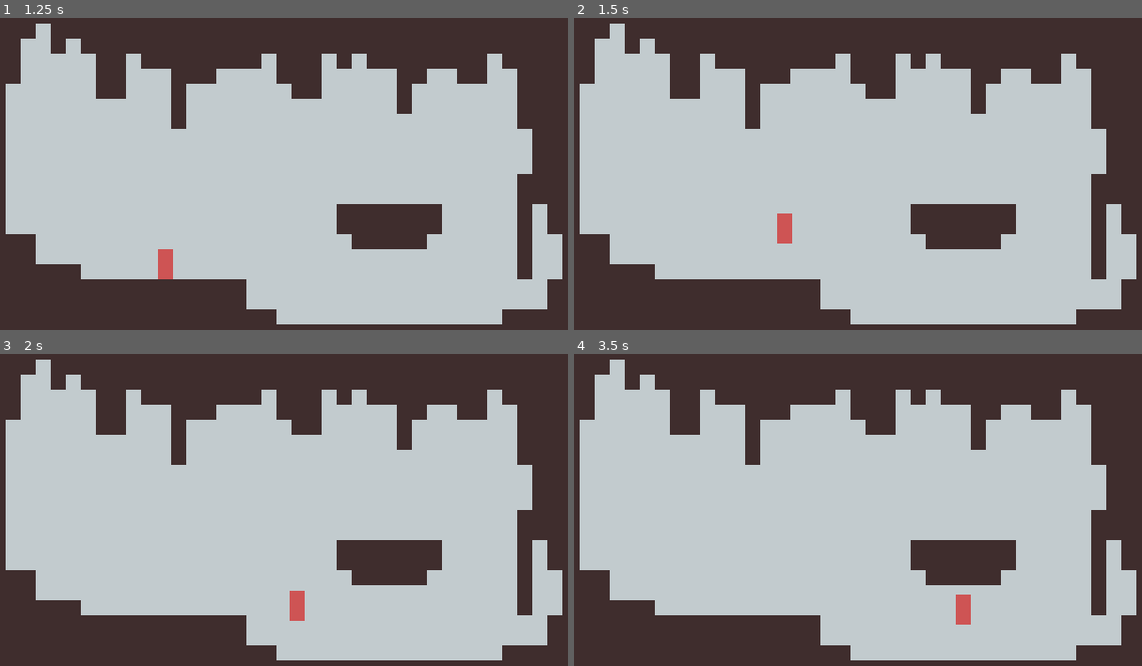
Above: before the commit, frames 1-4 (two rows, left to right).
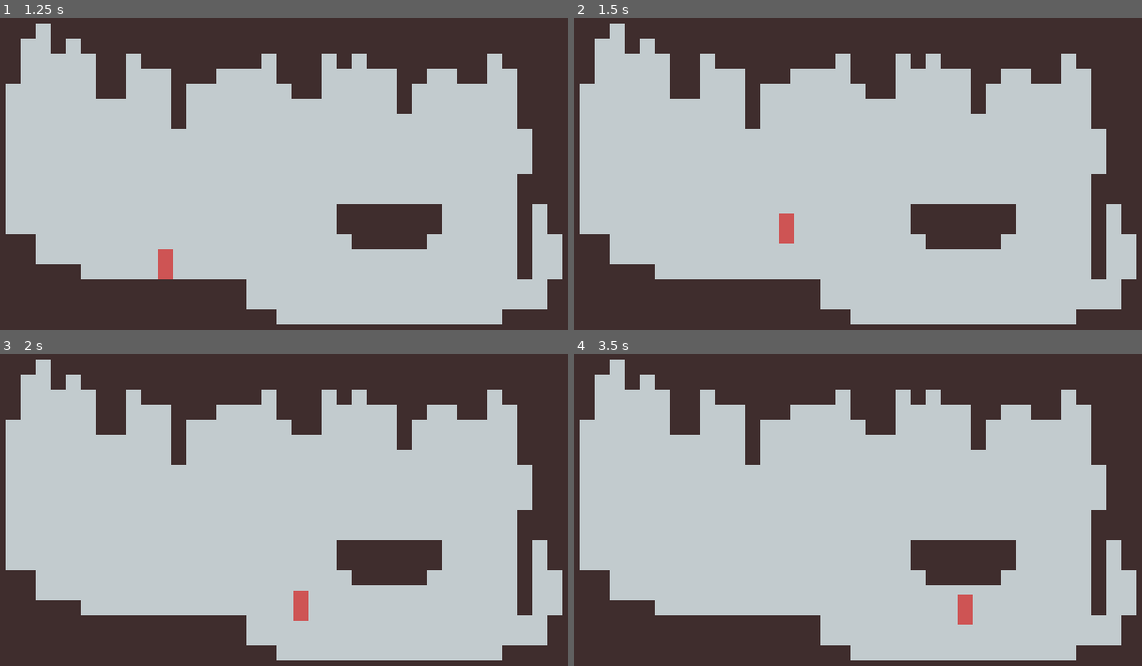
Above: after the commit, the same moments.

Repository: Godot-clif-Project/NSIProjet
Game: Godot game, scene res://Levels/TestLevel/TestLevel.tscn
Two runs of this game, one before a commit and one after it. Both use one fixed random seed, a clock stepped at 60 frames per second and the inputs below.
Inputs:
- Up to frame 1 (1.25 s): tap Enter (ui_accept) at 0.5 s; hold Right (ui_right) from 0.53 s (still down); hold Enter (ui_accept) from 0.53 s (still down)
- Up to frame 2 (1.5 s): keep holding Right (ui_right); release Enter (ui_accept) at 1.28 s; tap Enter (ui_accept) at 1.35 s
- Up to frame 3 (2 s): keep holding Right (ui_right); tap Enter (ui_accept) at 1.52, 1.82 s
- Up to frame 4 (3.5 s): release Right (ui_right) at 2.03 s; hold Left (ui_left) 2.03-2.78 s; hold Enter (ui_accept) 2.03-2.78 s; hold Right (ui_right) from 2.78 s (still down); tap Enter (ui_accept) at 2.85, 3.02, 3.32 s

Frame 1 is identical in both runs. In frame 2, less than 0.1% of the frame differs, in the area x 35-39%, y 62-73%; in frame 3, 0.1%, in the area x 50-55%, y 75-86%; in frame 4, less than 0.1%.

Commit message:
Changed walljumps
Tweaked constants, added neutral jumps

Diff:
--- a/Actors/Player/Player.gd
+++ b/Actors/Player/Player.gd
@@ -18,14 +18,17 @@
 const GRAVMOD_BIGLEAP_BEGIN = JUMP_FORCE * .2
 const GRAVMOD_BIGLEAP_END = -GRAVMOD_BIGLEAP_BEGIN
 const WALLJUMP_FORCE = JUMP_FORCE * .8
-const WALLJUMP_PUSH = 100.0
+const WALLJUMP_PUSH = JUMP_SPBOOST_MAX
+const WALLJUMP_PUSH_NEUTRAL = JUMP_SPBOOST_MAX
 const WALLJUMP_MARGIN = 1.5
-const WALLJUMP_CONTROL_REMOVED_TIME = .2
+const WALLJUMP_CONTROL_REMOVED_TIME = .18
+const WALLJUMP_CONTROL_REMOVED_TIME_NEUTRAL = 0.0
 const VELOCITY_CONSERVATION_TIME = .07
 
 const RUN_FRIC_TEMP = .75
 const AIR_FRIC_TEMP = .8
 const CORRECTION_FRIC_TEMP = .95
+const CORRECTION_FRIC_ATTENUATED_TEMP = .975
 
 var in_control_x: bool = true
 var in_control_y: bool = true
@@ -51,17 +54,17 @@
 		int(Input.is_action_pressed("ui_left"))
 	)
 
-	if no_control_x_timer:
+	if not in_control_x:
 		no_control_x_timer -= delta
 		if no_control_x_timer <= 0:
 			no_control_x_timer = 0
 			in_control_x = true
-	if no_control_y_timer:
+	if not in_control_y:
 		no_control_y_timer -= delta
 		if no_control_y_timer <= 0:
 			no_control_y_timer = 0
 			in_control_y = true
-	if no_gravity_timer:
+	if not apply_gravity:
 		no_gravity_timer -= delta
 		if no_gravity_timer <= 0:
 			no_gravity_timer = 0
@@ -73,19 +76,21 @@
 	# oh god oh fuck
 	if in_control_x:
 		if abs(velocity.x) > RUN_SPEED_MAX:
-	#		if direction == 0:
-	#			velocity.x -= min(
-	#				abs(velocity.x) - RUN_SPEED_MAX,
-	#				1 - (abs(velocity.x) * CORRECTION_FRIC_TEMP * delta)
-	#			) * sign(velocity.x)
-	#		elif sign(direction) == sign(velocity.x):
-	#			pass
-	#		else:
-	#			pass
-			velocity.x -= min(
-				abs(velocity.x) - RUN_SPEED_MAX,
-				abs(velocity.x) * (1 - CORRECTION_FRIC_TEMP)
-			) * sign(velocity.x)
+			if direction == 0:
+				velocity.x -= min(
+					abs(velocity.x) - RUN_SPEED_MAX,
+					abs(velocity.x) * (1 - CORRECTION_FRIC_TEMP)
+				) * sign(velocity.x)
+			elif sign(direction) == sign(velocity.x):
+				velocity.x -= min(
+					abs(velocity.x) - RUN_SPEED_MAX,
+					abs(velocity.x) * (1 - CORRECTION_FRIC_ATTENUATED_TEMP)
+				) * sign(velocity.x)
+			else:
+				velocity.x -= min(
+					abs(velocity.x) - RUN_SPEED_MAX,
+					abs(velocity.x) * (1 - CORRECTION_FRIC_TEMP * AIR_FRIC_TEMP)
+				) * sign(velocity.x)
 		else:
 			if (not direction) or direction * velocity.x < 0:
 				# will have to figure out how to timestep this later
@@ -148,20 +153,32 @@
 			if test_move(transform, Vector2.LEFT * WALLJUMP_MARGIN):
 				jump_timer = 0
 				velocity.y = WALLJUMP_FORCE
-				velocity.x = WALLJUMP_PUSH
+				velocity.x = WALLJUMP_PUSH if direction else WALLJUMP_PUSH_NEUTRAL
 				in_control_x = false
 				in_control_y = false
-				no_control_x_timer = WALLJUMP_CONTROL_REMOVED_TIME
-				no_control_y_timer = WALLJUMP_CONTROL_REMOVED_TIME
+				no_control_x_timer = (
+					WALLJUMP_CONTROL_REMOVED_TIME if direction
+					else WALLJUMP_CONTROL_REMOVED_TIME_NEUTRAL
+				)
+				no_control_y_timer = (
+					WALLJUMP_CONTROL_REMOVED_TIME if direction
+					else WALLJUMP_CONTROL_REMOVED_TIME_NEUTRAL
+				)
 
 			elif test_move(transform, Vector2.RIGHT * WALLJUMP_MARGIN):
 				jump_timer = 0
 				velocity.y = WALLJUMP_FORCE
-				velocity.x = -WALLJUMP_PUSH
+				velocity.x = -WALLJUMP_PUSH if direction else -WALLJUMP_PUSH_NEUTRAL
 				in_control_x = false
 				in_control_y = false
-				no_control_x_timer = WALLJUMP_CONTROL_REMOVED_TIME
-				no_control_y_timer = WALLJUMP_CONTROL_REMOVED_TIME
+				no_control_x_timer = (
+					WALLJUMP_CONTROL_REMOVED_TIME if direction
+					else WALLJUMP_CONTROL_REMOVED_TIME_NEUTRAL
+				)
+				no_control_y_timer = (
+					WALLJUMP_CONTROL_REMOVED_TIME if direction
+					else WALLJUMP_CONTROL_REMOVED_TIME_NEUTRAL
+				)
 
 	# Apply velocity
 
--- a/project.godot
+++ b/project.godot
@@ -30,6 +30,25 @@
 window/stretch/mode="viewport"
 window/stretch/aspect="keep"
 
+[input]
+
+ui_accept={
+"deadzone": 0.5,
+"events": [ Object(InputEventKey,"resource_local_to_scene":false,"resource_name":"","device":0,"alt":false,"shift":false,"control":false,"meta":false,"command":false,"pressed":false,"scancode":16777221,"unicode":0,"echo":false,"script":null)
+, Object(InputEventKey,"resource_local_to_scene":false,"resource_name":"","device":0,"alt":false,"shift":false,"control":false,"meta":false,"command":false,"pressed":false,"scancode":16777222,"unicode":0,"echo":false,"script":null)
+, Object(InputEventKey,"resource_local_to_scene":false,"resource_name":"","device":0,"alt":false,"shift":false,"control":false,"meta":false,"command":false,"pressed":false,"scancode":32,"unicode":0,"echo":false,"script":null)
+, Object(InputEventJoypadButton,"resource_local_to_scene":false,"resource_name":"","device":0,"button_index":0,"pressure":0.0,"pressed":false,"script":null)
+, Object(InputEventKey,"resource_local_to_scene":false,"resource_name":"","device":0,"alt":false,"shift":false,"control":false,"meta":false,"command":false,"pressed":false,"scancode":67,"unicode":0,"echo":false,"script":null)
+ ]
+}
+ui_cancel={
+"deadzone": 0.5,
+"events": [ Object(InputEventKey,"resource_local_to_scene":false,"resource_name":"","device":0,"alt":false,"shift":false,"control":false,"meta":false,"command":false,"pressed":false,"scancode":16777217,"unicode":0,"echo":false,"script":null)
+, Object(InputEventJoypadButton,"resource_local_to_scene":false,"resource_name":"","device":0,"button_index":1,"pressure":0.0,"pressed":false,"script":null)
+, Object(InputEventKey,"resource_local_to_scene":false,"resource_name":"","device":0,"alt":false,"shift":false,"control":false,"meta":false,"command":false,"pressed":false,"scancode":88,"unicode":0,"echo":false,"script":null)
+ ]
+}
+
 [rendering]
 
 quality/driver/driver_name="GLES2"
